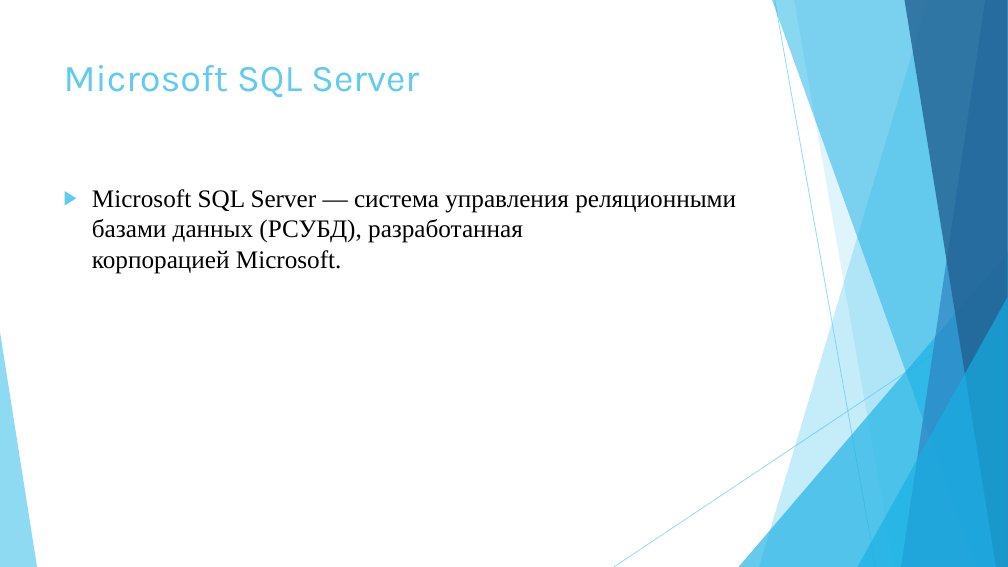
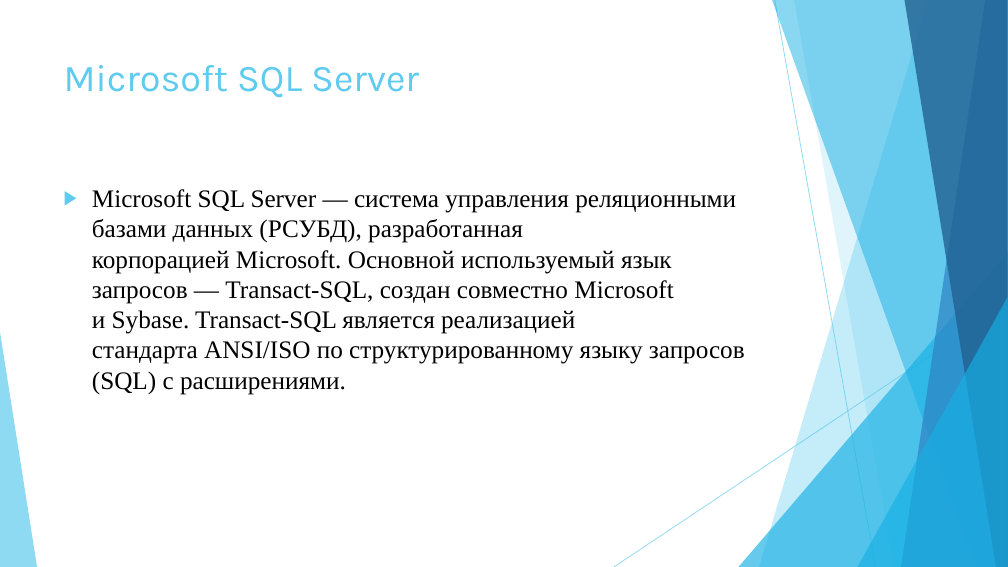
Before and after one commit to EssenceRus/FinalVopros, a slide deck: slide 5 of Аспект.pptx. Drawn at 1008x567 pixels with LibreOffice and Linux fonts; fonts in the diff are those of the drawing. Boxes give left, top, right and bottom in pixels: in the first picture for what was removed or moved away, otherwise in the second. Text is boxed around its words. In the diff, an @@ line names an element or a change of style, - is before the commit and + after.

```diff
--- a/Аспект.pptx
+++ b/Аспект.pptx
@@ text at [92,189,745,395]: text changed @@
-▶ Microsoft SQL Server — система управления реляционными базами данных (РСУБД), разработанная корпорацией Microsoft.
+▶ Microsoft SQL Server — система управления реляционными базами данных (РСУБД), разработанная корпорацией Microsoft. Основной используемый язык запросов — Transact-SQL, создан совместно Microsoft и Sybase. Transact-SQL является реализацией стандарта ANSI/ISO по структурированному языку запросов (SQL) с расширениями.
```
Also in this commit, not shown: 1 other slide changed.
